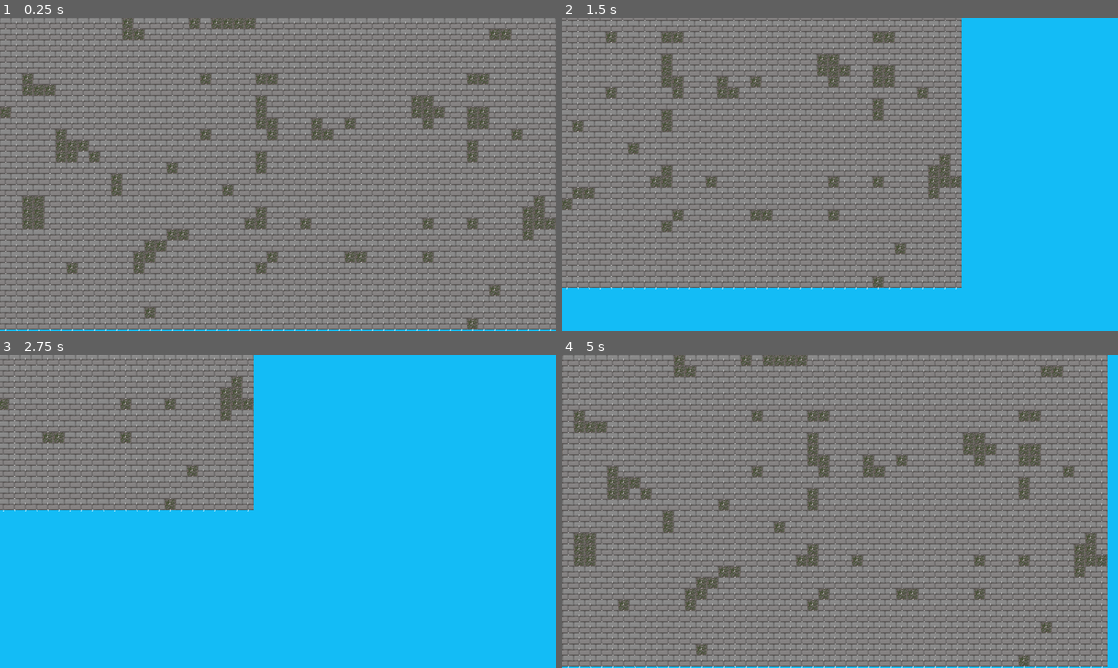
Above: before the commit, frames 1-4 (two rows, left to right).
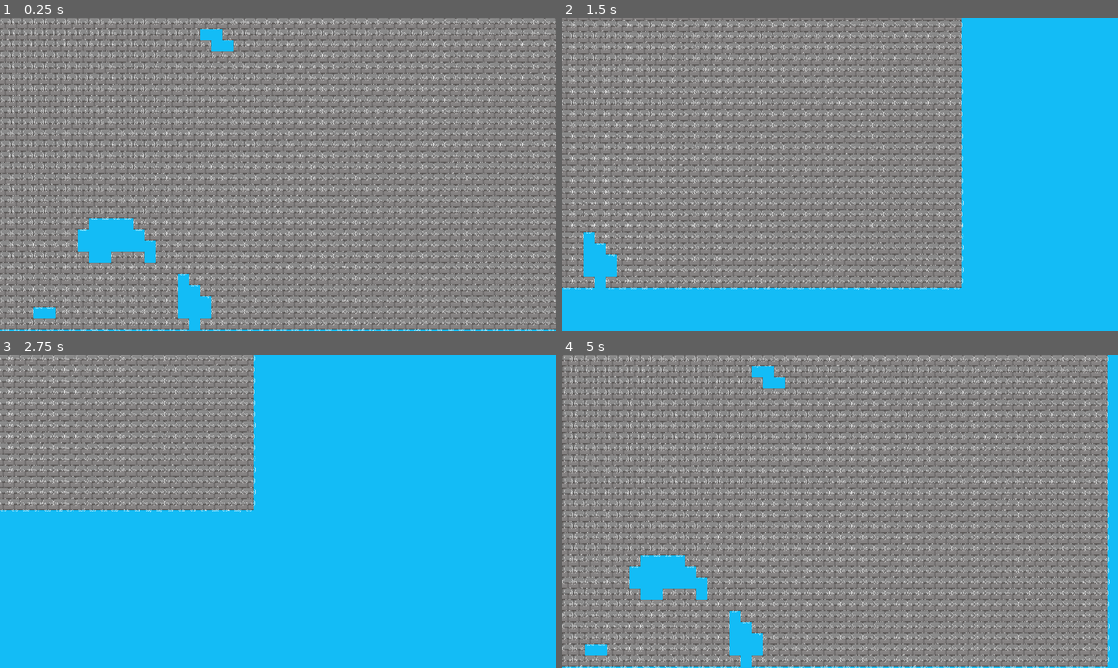
Above: after the commit, the same moments.

Repository: Coding-4Fun/Just4Fun_Mini_Shootergame
Game: Godot game, scene res://Terrain/Chunk/worldtestchunk.tscn
Two runs of this game, one before a commit and one after it. Both use one fixed random seed, a clock stepped at 60 frames per second and the inputs below. This scene is started directly instead of the project's main scene.
Inputs (mouse positions are in pixels of both pictures, inside the frame that each line leads up to):
- Up to frame 1 (0.25 s): no input
- Up to frame 2 (1.5 s): tap Enter at 0.5 s; move the mouse to (962, 158) at 0.52 s; hold Right (ui_right) 0.53-1.28 s; tap Mouse wheel down (cannon_power_minus) at 0.6 s; move the mouse to (728, 190) at 1.27 s; hold Down (ui_down) from 1.28 s (still down); tap Mouse wheel up (cannon_power_plus) at 1.35 s
- Up to frame 3 (2.75 s): move the mouse to (333, 442) at 2.02 s; release Down (ui_down) at 2.03 s; hold Right (ui_right) from 2.03 s (still down); tap Space (cannon_shoot) at 2.1 s
- Up to frame 4 (5 s): move the mouse to (812, 574) at 2.77 s; release Right (ui_right) at 2.78 s; hold Up (ui_up) 2.78-3.53 s; tap Mouse wheel down (cannon_power_minus) at 2.85 s; move the mouse to (1006, 558) at 3.52 s; hold Left (ui_left) from 3.53 s (still down); tap Mouse wheel up (cannon_power_plus) at 3.6 s; move the mouse to (673, 464) at 4.27 s; tap Space (cannon_shoot) at 4.35 s

The runs differ from the first frame. In frame 1, 20% of the frame differs, in the area x 0-100%, y 0-100%; in frame 2, 11%; in frame 3, 3.5%; in frame 4, 19%.

Commit message:
Upd: Generierung einer besseren Varianz Nxt: Generierung einer Oberflächen Kurve

Diff:
--- a/Terrain/Chunk/Chunk.gd
+++ b/Terrain/Chunk/Chunk.gd
@@ -6,11 +6,16 @@
 
 
 enum block_types {
-	GRAS,DIRT,STONE,BEDROCK
+	AIR=-1,
+	GRAS,
+	DIRT,
+	STONE,
+	BEDROCK
 }
 
 var tile_width = 32
 var tile_height = 32
+var surface_height = 64
 
 export var world_depth = 32
 export var f = 24
@@ -27,11 +32,17 @@
 
 	randomize()
 	noise = OpenSimplexNoise.new()
+#	noise.seed = randi()
+#
+#	noise.octaves = 3
+#	noise.period = 3
+#	noise.persistence = 0.3
+
 	noise.seed = randi()
-
 	noise.octaves = 3
-	noise.period = 3
-	noise.persistence = 0.3
+	noise.period = 5.0
+	noise.persistence = 0.8
+	noise.lacunarity = 0.4
 
 	generate_world()
 
@@ -41,7 +52,7 @@
 #		new_block(Vector2(x*32,y*32), block_types.GRAS)
 #		for yy in range(y+1, world_depth):
 #			new_block(Vector2(x*32, yy*32), block_types.DIRT)
-	pass
+#	pass
 
 func generate_world() -> void:
 	for x in world_tiles_x:
@@ -57,11 +68,22 @@
 	new_block.translate(Vector2(pos.x*32, pos.y*32))
 
 	if type < -0.1:
-		t = block_types.STONE
+		t = block_types.AIR
 
-	if type < 0.4:
+	if type < 0.3:
+		t = block_types.DIRT
+
+	if type < 0.5:
+		t = block_types.GRAS
+
+	if type <= 0.7:
 		t = block_types.BEDROCK
 
+	if type > 0.4:
+		t = block_types.AIR
+
 	new_block.block_type = t
+#	print(new_block.block_type)
 	add_child(new_block)
+	new_block.debugtext = "%s\n%3.2f" % [pos, type]
 	pass
